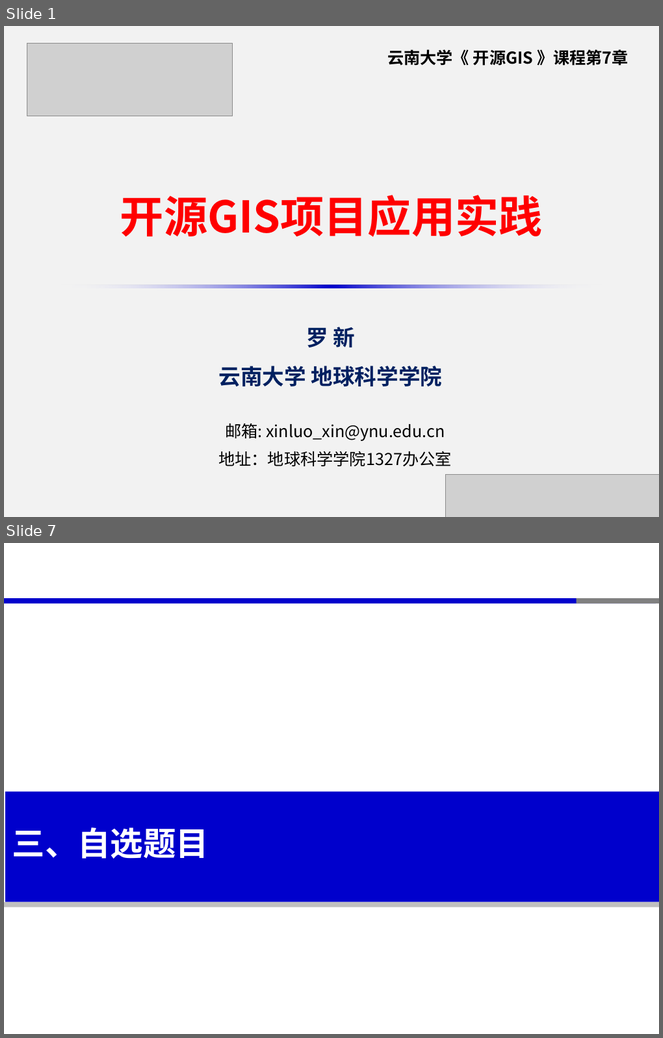
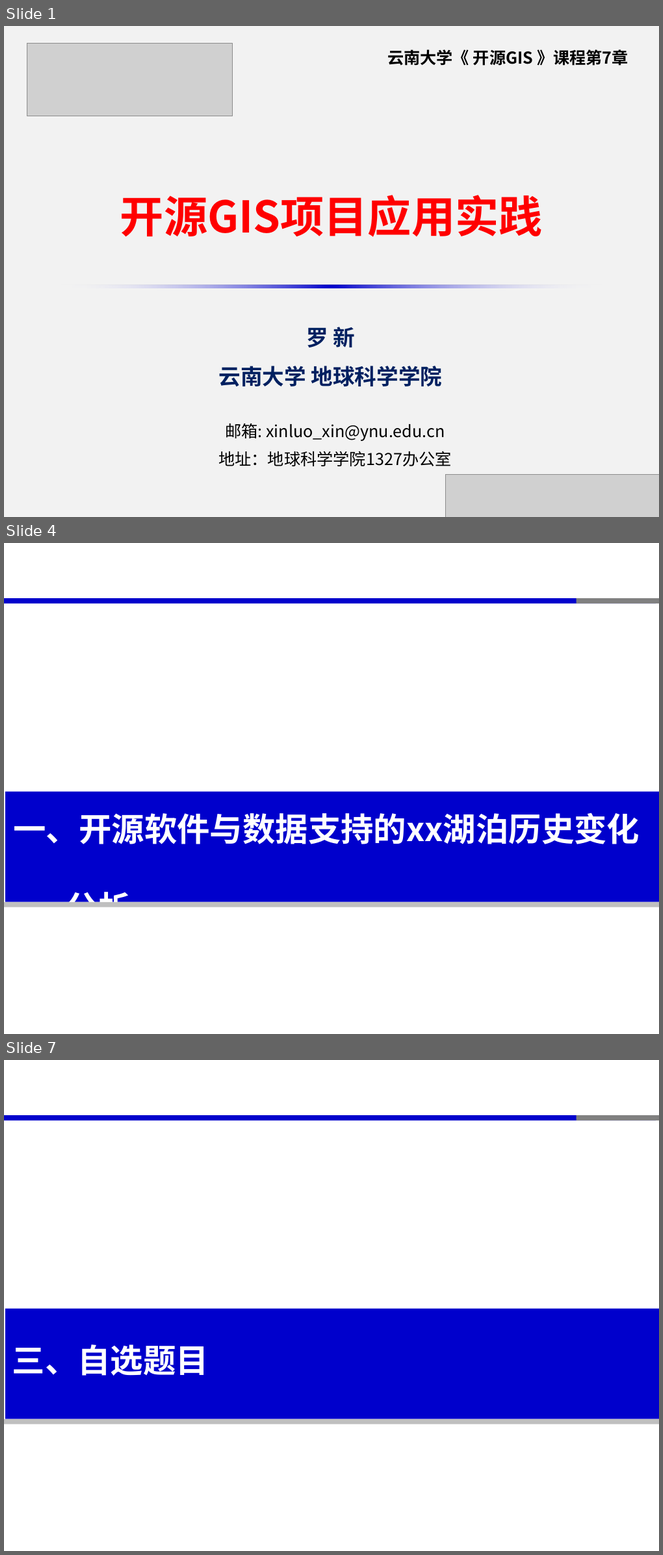
Before and after one commit to xinluo2018/open-source-gis-course, a slide deck: 第7章-开源GIS项目实践-6课时/第7章-开源GIS项目应用实践.pptx. Shown one above the other, each under a label of ours: slides 1 and 7 before the commit, slides 1, 4 and 7 after it; the slides between them are not shown. The pictures are 663x1038 and 663x1555 pixels, drawn with LibreOffice and Linux fonts; fonts in the diff are those of the drawing; grey boxes stand for pictures. Boxes give left, top, right and bottom in pixels: in the first picture for what was removed or moved away, otherwise in the second. Text is boxed around its words. In the diff, an @@ line names an element or a change of style, - is before the commit and + after.

```diff
--- a/第7章-开源GIS项目实践-6课时/第7章-开源GIS项目应用实践.pptx
+++ b/第7章-开源GIS项目实践-6课时/第7章-开源GIS项目应用实践.pptx
@@ slide 4 added at box(4, 543, 659, 1034), background #FFFFFF; not listed: 3 template elements that a slide beside it also shows @@
@@ rectangle added at box(5, 792, 659, 902), fill #0000CC @@
@@ text added at box(14, 813, 640, 908), 36 pt, text #FFFFFF, bold @@
+一、开源软件与数据支持的xx湖泊历史变化
+分析
@@ rectangle added at box(4, 902, 659, 907), fill #BFBFBF @@
```
Also in this commit, not shown: 4 slides changed, 1 other slide added, 2 slides removed, 7 other files.
